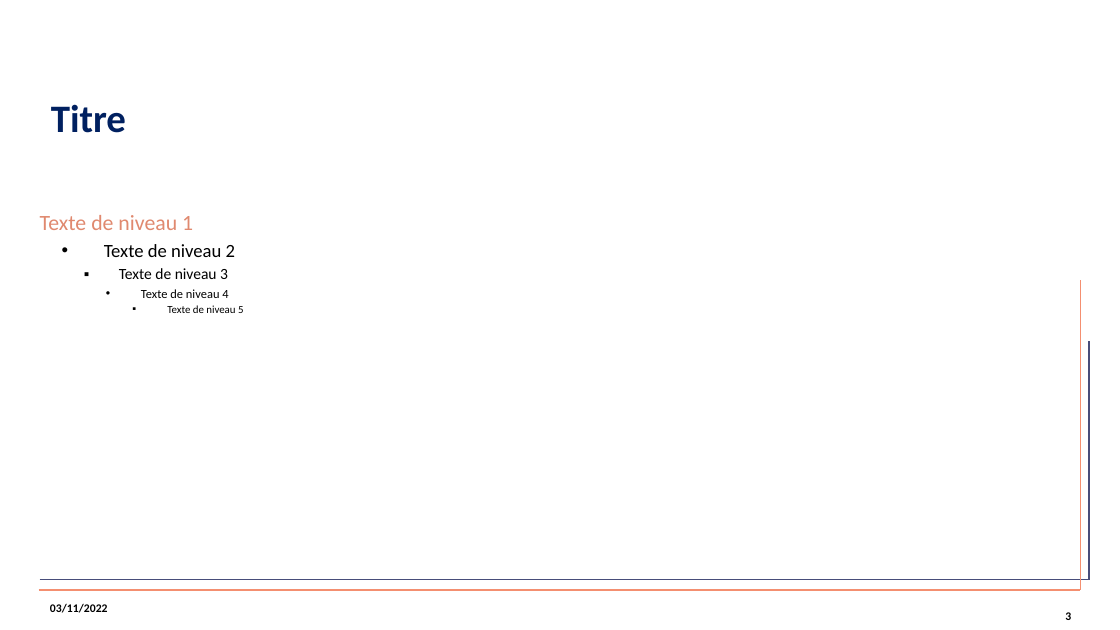
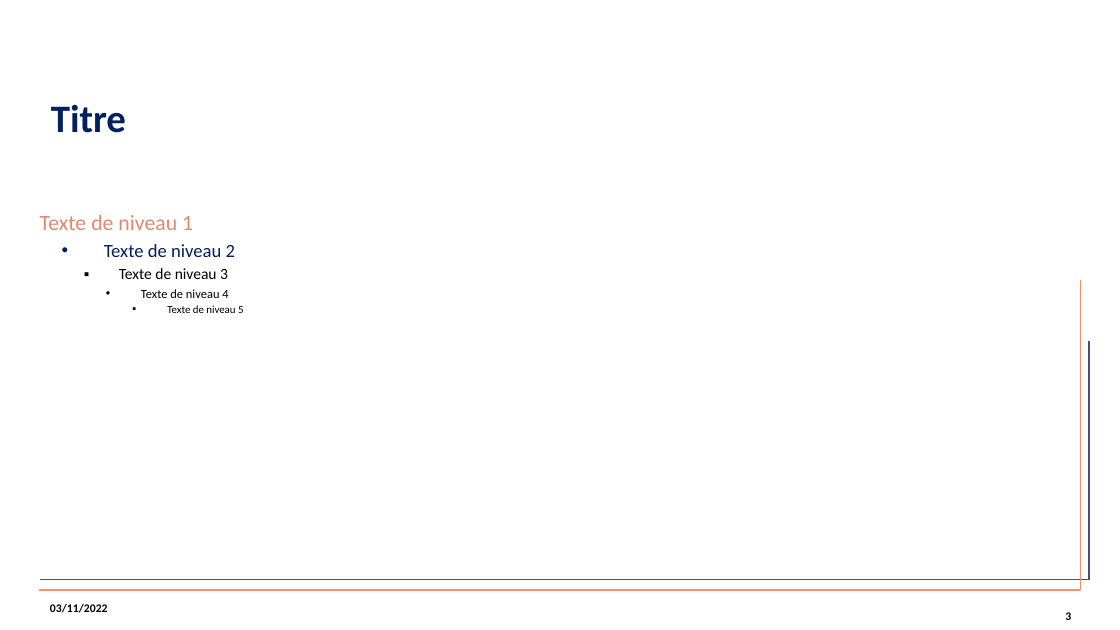
Before and after one commit to spyrales/quarto-gouv, a slide deck: slide 3 of _extensions/presentation-gouv/ressources/template_presentation.pptx. Drawn at 1120x630 pixels with LibreOffice and Linux fonts; fonts in the diff are those of the drawing; background and template pictures are left out. Boxes give left, top, right and bottom in pixels: in the first picture for what was removed or moved away, otherwise in the second. Text is boxed around its words. In the diff, an @@ line names an element or a change of style, - is before the commit and + after.

Commit message:
changing second level font

```diff
--- a/_extensions/presentation-gouv/ressources/template_presentation.pptx
+++ b/_extensions/presentation-gouv/ressources/template_presentation.pptx
@@ text at [104,244,235,257]: text colour #000000 to #002060 in "Texte de niveau 2" @@
```
Also in this commit, not shown: 1 other slide changed.
